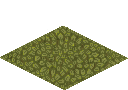
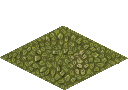
Layer changes from the first 128x90 image to the second:
added layer "light" above "pixelated light" over [22, 33, 106, 81]
moved "pixelatad shadow" above "shadow" over [14, 33, 107, 85]
renamed "solid shadow" to "shadow", showed it, blend normal → multiply, painted on it over [14, 35, 121, 85]
added layer "Layer 1" (62%) above "background" over [70, 50, 89, 75]
